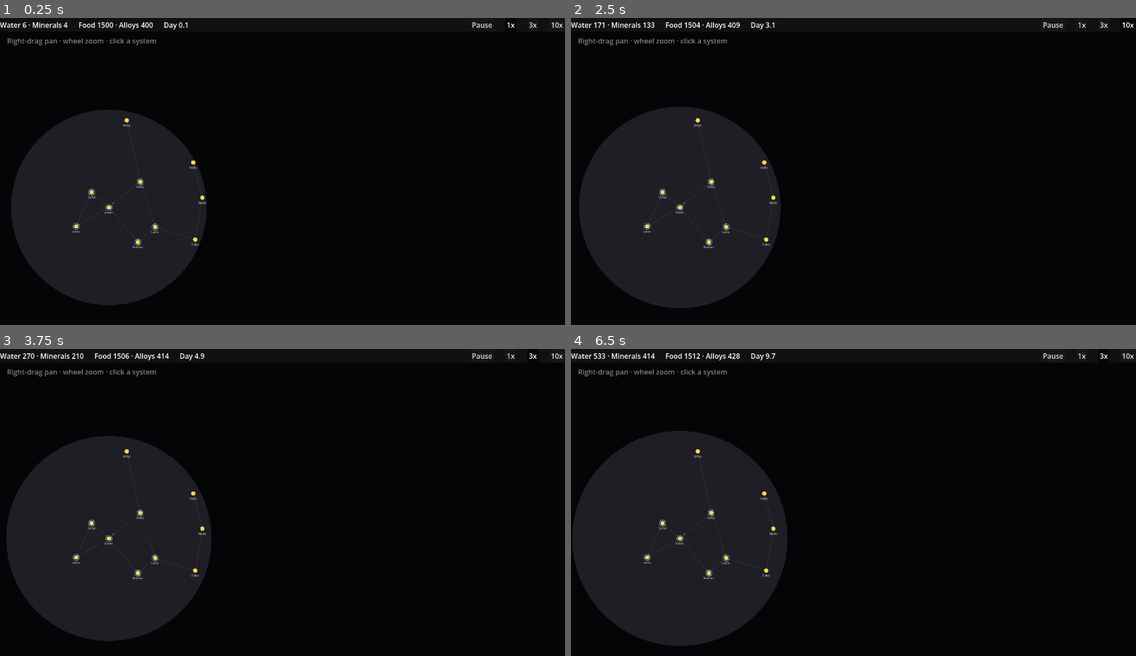
Above: before the commit, frames 1-4 (two rows, left to right).
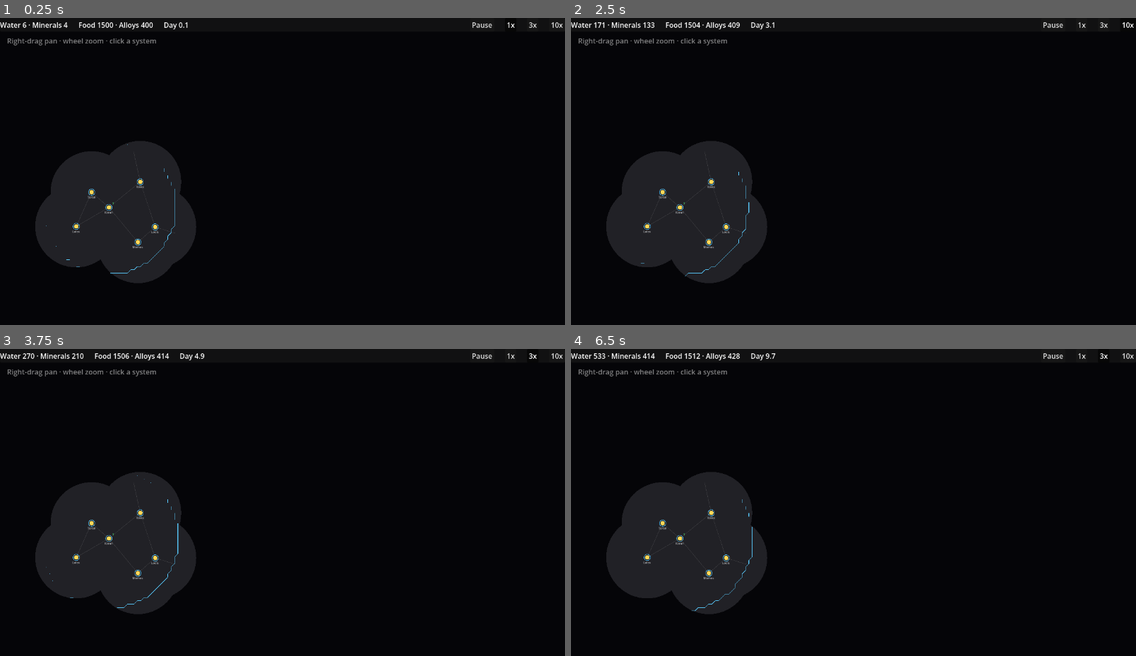
Above: after the commit, the same moments.

Repository: evyatarmitz/reach
Game: Godot game, scene res://game/main.tscn
Two runs of this game, one before a commit and one after it. Both use one fixed random seed, a clock stepped at 60 frames per second and the inputs below.
Inputs:
- Up to frame 1 (0.25 s): no input
- Up to frame 2 (2.5 s): click "1x" at 0.5 s; click "3x" at 1.25 s; click "10x" at 2 s
- Up to frame 3 (3.75 s): click "1x" at 2.75 s; click "3x" at 3.5 s
- Up to frame 4 (6.5 s): click "10x" at 4.25 s; click "1x" at 5 s; click "3x" at 5.75 s

The runs differ from the first frame. In frame 1, 7.5% of the frame differs, in the area x 2-37%, y 29-94%; in frame 2, 8.6%; in frame 3, 9.3%; in frame 4, 11%, in the area x 0-39%, y 26-97%.

Commit message:
0.17.0 - fog rework (3 states + stale memory), border curve fix, half-lanes
- Border curve fix (item 1): marching squares treated a zero margin as "inside",
  so an empire's edge against EMPTY space (both claims ~0) produced no contour and
  a lone/uncontested bubble showed no curve at all. Subtract a small floor
  (BORDER_EPS) from the rival claim so that edge crosses zero and draws. Curves
  are back, including bubble-vs-empty outlines.
- Half-lanes (item 2): a lane between two known systems draws in full; a lane from
  a known system to a never-seen one draws only to the midpoint; both-unknown
  draws nothing. You see lanes leading out of your space into the dark.
- Fog three states + memory (item 3): LIVE (in the player's VR) shows current
  data; EXPLORED (seen before, now out of VR) is grey and shows the STALE
  last-seen snapshot (owner + colony count) - you keep lanes and planet counts but
  not fresh enemy data; NEVER-seen stays black. VR = the player reaches the point
  and isn't yet dominated by 1.5x, so it extends past the contested border and
  retreats as a rival grows (approximation of "1.5x the actual border"). Systems
  once seen stay explored/grey.
- Borders are VR-gated and confined to near a live system so they can't float in
  black space.
- 72 tests still pass (rendering-only changes).

BALANCE NOTE (flagging for a design decision): influence reach = A2 * pop is
linear, but pop ranges ~150 (start) to 2000+ (mature) - a ~13x span. A2=1.8 is
needed for a starting colony to reach ~200-apart neighbours, which makes a mature
colony's reach ~3600, larger than the whole map, so one big colony "reaches"
everywhere and fog/borders get coarse. Fixing it well needs a design call
(sublinear reach, a lower pop ceiling, a bigger map, or a reach cap) rather than
a blind tweak - deferred per the "tune after testing" note.

Diff:
--- a/desktop/game/main.gd
+++ b/desktop/game/main.gd
@@ -24,6 +24,8 @@
 # edge sits inside its territory and hostile seams show BOTH colours.
 const BORDER_CELL := 14.0
 const BORDER_REFRESH := 0.4
+const BORDER_EPS := 0.01     # tiny rival-claim floor so bubble-vs-empty edges draw
+const FOG_DISC := 170.0      # lit/gray halo radius around a known system
 
 var cam: Camera2D
 var _panning := false
@@ -33,8 +35,10 @@
 var _map_hi := Vector2.ZERO
 var _border_segments: Array = []   # [a, b, color] line segments
 var _border_timer := 0.0
-var _system_owner := {}   # system_id -> empire_id, cached with the border field
-var _sight: Array = []   # player's sight-source world positions, refreshed per frame
+var _system_owner := {}     # system_id -> empire_id, cached with the border field
+var _system_visible := {}   # system_id -> bool, currently in the player's VR
+var _explored := {}         # system_id -> true, ever seen (gray once out of VR)
+var _stale := {}            # system_id -> {owner, colonies}, last-seen snapshot
 
 var raw_label: Label
 var goods_label: Label
@@ -88,7 +92,6 @@
 		while day_accum >= SimConstants.TICK_DAYS:
 			sim.tick(SimConstants.TICK_DAYS)
 			day_accum -= SimConstants.TICK_DAYS
-	_sight = sim.sight_sources(player_empire_id)
 	if view_system_id == -1:
 		_border_timer -= delta
 		if _border_timer <= 0.0:
@@ -130,8 +133,32 @@
 			infl.append(iv)
 			reach.append(rv)
 
+	var pk := ids.find(player_empire_id)   # player's index in the arrays, or -1
+
+	# Per-system: current owner, whether it's in the player's VR (visible), and
+	# a stale snapshot for the fog memory. VR = the player reaches the point and
+	# isn't yet dominated by 1.5x (so it extends past the contested border and
+	# retreats as a rival grows). Once seen, a system stays "explored" (gray).
 	for sys in sim.systems.values():
-		_system_owner[sys.id] = _owner_at(sys.map_pos, ids, pos, infl, reach)
+		var owner := _owner_at(sys.map_pos, ids, pos, infl, reach)
+		_system_owner[sys.id] = owner
+		var vis := false
+		if pk != -1:
+			var pcl := _claim_at(sys.map_pos, pos[pk], infl[pk], reach[pk])
+			if pcl > 0.0:
+				var bo := 0.0
+				for k in ids.size():
+					if k != pk:
+						bo = maxf(bo, _claim_at(sys.map_pos, pos[k], infl[k], reach[k]))
+				vis = pcl * SimConstants.SIGHT_INFLUENCE_FACTOR >= bo
+		_system_visible[sys.id] = vis
+		if vis:
+			_explored[sys.id] = true
+			var cc := 0
+			for pid in sys.planet_ids:
+				if sim.planets[pid].colony != null:
+					cc += 1
+			_stale[sys.id] = {"owner": owner, "colonies": cc}
 
 	# Sample each empire's claim on a grid of POINTS (cell corners), then trace a
 	# smooth marching-squares contour of every empire's dominance margin
@@ -152,6 +179,26 @@
 					Vector2(lo.x + gx * BORDER_CELL, lo.y + gy * BORDER_CELL),
 					pos[k], infl[k], reach[k])
 		claims.append(arr)
+
+	# VR per corner point (same rule as per-system), to fog-gate border segments.
+	var vrgrid := PackedByteArray()
+	vrgrid.resize(pcols * prows)
+	for pi in pcols * prows:
+		var vis := false
+		if pk != -1:
+			var pcl: float = claims[pk][pi]
+			if pcl > 0.0:
+				vis = pcl * SimConstants.SIGHT_INFLUENCE_FACTOR \
+					>= _best_other(claims, pk, pi)
+		vrgrid[pi] = 1 if vis else 0
+
+	# Live system positions — borders are only drawn near them, so a border can't
+	# float in black space far from any visible system (which happens because a
+	# mature colony's raw reach can exceed the whole map — see balance note).
+	var live_pos: Array = []
+	for sys in sim.systems.values():
+		if _sys_live(sys.id):
+			live_pos.append(sys.map_pos)
 
 	# Draw rivals first, the player's own empire last, so at a coincident seam
 	# (where both empires' margin=0 curves overlap) the player sees its own colour.
@@ -180,15 +227,22 @@
 				var p_tr := p_tl + Vector2(BORDER_CELL, 0)
 				var p_br := p_tl + Vector2(BORDER_CELL, BORDER_CELL)
 				var p_bl := p_tl + Vector2(0, BORDER_CELL)
-				var m_tl := ck[i_tl] - _best_other(claims, k, i_tl)
-				var m_tr := ck[i_tr] - _best_other(claims, k, i_tr)
-				var m_br := ck[i_br] - _best_other(claims, k, i_br)
-				var m_bl := ck[i_bl] - _best_other(claims, k, i_bl)
+				# Subtract a small floor from the rival claim so an empire's edge
+				# against EMPTY space (both claims ~0) still crosses zero and draws
+				# a contour — otherwise a lone/uncontested bubble showed no curve.
+				var m_tl := ck[i_tl] - maxf(_best_other(claims, k, i_tl), BORDER_EPS)
+				var m_tr := ck[i_tr] - maxf(_best_other(claims, k, i_tr), BORDER_EPS)
+				var m_br := ck[i_br] - maxf(_best_other(claims, k, i_br), BORDER_EPS)
+				var m_bl := ck[i_bl] - maxf(_best_other(claims, k, i_bl), BORDER_EPS)
+				if vrgrid[i_tl] == 0:   # fog: only draw border where the player sees
+					continue
 				for seg in _ms_segments([p_tl, p_tr, p_br, p_bl],
 						[m_tl, m_tr, m_br, m_bl]):
-					# Fog of war: only draw the border where the player can see.
-					if _visible((seg[0] + seg[1]) * 0.5):
-						_border_segments.append([seg[0], seg[1], col])
+					var mid: Vector2 = (seg[0] + seg[1]) * 0.5
+					for lp in live_pos:
+						if mid.distance_squared_to(lp) <= FOG_DISC * FOG_DISC:
+							_border_segments.append([seg[0], seg[1], col])
+							break
 
 
 # One empire's combined claim at a world point: (Σi)² / Σ(d·i) over its sources
@@ -298,8 +352,9 @@
 func _select_at(pos: Vector2) -> void:
 	if view_system_id == -1:
 		for sys in sim.systems.values():
-			# Fog of war: only systems in sensor range can be inspected.
-			if pos.distance_to(sys.map_pos) <= 20.0 and _visible(sys.map_pos):
+			# Fog of war: only known systems (currently visible or explored) can
+			# be inspected; never-seen ones aren't there to click.
+			if pos.distance_to(sys.map_pos) <= 20.0 and _sys_known(sys.id):
 				view_system_id = sys.id
 				selected_planet_id = -1
 				return
@@ -319,13 +374,12 @@
 var _fog_disabled := false   # debug/screenshot only
 
 
-func _visible(pos: Vector2) -> bool:
-	if _fog_disabled:
-		return true
-	for src in _sight:   # each src = [Vector2 pos, float radius]
-		if pos.distance_to(src[0]) <= src[1]:
-			return true
-	return false
+func _sys_live(sid: int) -> bool:     # currently in the player's VR
+	return _fog_disabled or _system_visible.get(sid, false)
+
+
+func _sys_known(sid: int) -> bool:    # visible now OR explored before (gray)
+	return _fog_disabled or _system_visible.get(sid, false) or _explored.has(sid)
 
 
 func _draw() -> void:
@@ -337,40 +391,66 @@
 
 func _draw_galaxy() -> void:
 	var font := ThemeDB.fallback_font
-	# Fog of war: the background is black. First lift the SEEN area to a dim lit
-	# grey with a disc around each sight source; everything unseen stays pure
-	# black (not a dim-grey map). Nothing outside the lit area is drawn.
-	for src in _sight:   # [pos, radius]
-		draw_circle(src[0], src[1], Color(0.12, 0.12, 0.14))
-	# Deformed influence borders (already fog-gated in _recompute_borders).
+	# Fog halos on the black background: a lit grey disc under LIVE systems, a
+	# darker grey disc under EXPLORED (out-of-VR) systems, nothing under
+	# never-seen. So the lost-VR area reads as grey, unexplored as black.
+	for sys in sim.systems.values():
+		if _sys_live(sys.id):
+			draw_circle(sys.map_pos, FOG_DISC, Color(0.13, 0.13, 0.15))
+		elif _sys_known(sys.id):
+			draw_circle(sys.map_pos, FOG_DISC, Color(0.07, 0.07, 0.08))
+	# Deformed influence borders (already fog-gated to VR in _recompute_borders).
 	for seg in _border_segments:
 		draw_line(seg[0], seg[1], seg[2], 2.0)
-	# Lanes only where both ends are seen — no topology leaks into the dark.
+	# Lanes: full between two known systems; HALF (out to the midpoint) when one
+	# end is known and the other is never-seen; nothing when neither is known.
+	var lane_col := Color(1, 1, 1, 0.13)
 	for lane in sim.lanes:
 		var a: Vector2 = sim.systems[lane[0]].map_pos
 		var b: Vector2 = sim.systems[lane[1]].map_pos
-		if _visible(a) and _visible(b):
-			draw_line(a, b, Color(1, 1, 1, 0.13), 1.5)
+		var ka := _sys_known(lane[0])
+		var kb := _sys_known(lane[1])
+		if ka and kb:
+			draw_line(a, b, lane_col, 1.5)
+		elif ka:
+			draw_line(a, (a + b) * 0.5, lane_col, 1.5)
+		elif kb:
+			draw_line(b, (a + b) * 0.5, lane_col, 1.5)
 	for sys in sim.systems.values():
-		if not _visible(sys.map_pos):
-			continue   # unseen systems are hidden in the dark entirely
-		draw_circle(sys.map_pos, 9.0, Color(1.0, 0.85, 0.35))
-		# Live border contest result: ring in the current owner's color
-		# (cached in the border recompute, not recomputed per frame).
-		var owner: int = _system_owner.get(sys.id, -1)
-		if owner != -1:
-			draw_arc(sys.map_pos, 13.0, 0.0, TAU, 32,
-				sim.empires[owner].color, 2.0)
-		var colony_count := 0
-		for pid in sys.planet_ids:
-			if sim.planets[pid].colony != null:
-				colony_count += 1
-		if colony_count > 0:
-			draw_string(font, sys.map_pos + Vector2(14.0, -12.0),
-				str(colony_count), HORIZONTAL_ALIGNMENT_LEFT, -1, 11,
-				Color(0.35, 1.0, 0.5))
-		draw_string(font, sys.map_pos + Vector2(-60.0, 26.0), sys.name,
-			HORIZONTAL_ALIGNMENT_CENTER, 120, 12, Color(1, 1, 1, 0.65))
+		var live := _sys_live(sys.id)
+		if not (live or _sys_known(sys.id)):
+			continue   # never seen -> stays black
+		if live:
+			# Live: bright, current owner ring + current colony count.
+			draw_circle(sys.map_pos, 9.0, Color(1.0, 0.85, 0.35))
+			var owner: int = _system_owner.get(sys.id, -1)
+			if owner != -1:
+				draw_arc(sys.map_pos, 13.0, 0.0, TAU, 32,
+					sim.empires[owner].color, 2.0)
+			var cc := 0
+			for pid in sys.planet_ids:
+				if sim.planets[pid].colony != null:
+					cc += 1
+			if cc > 0:
+				draw_string(font, sys.map_pos + Vector2(14.0, -12.0), str(cc),
+					HORIZONTAL_ALIGNMENT_LEFT, -1, 11, Color(0.35, 1.0, 0.5))
+			draw_string(font, sys.map_pos + Vector2(-60.0, 26.0), sys.name,
+				HORIZONTAL_ALIGNMENT_CENTER, 120, 12, Color(1, 1, 1, 0.65))
+		else:
+			# Explored but out of VR: grey, with the STALE last-seen snapshot.
+			draw_circle(sys.map_pos, 7.0, Color(0.45, 0.45, 0.5))
+			var snap: Dictionary = _stale.get(sys.id, {})
+			var sowner: int = snap.get("owner", -1)
+			if sowner != -1:
+				var gc: Color = sim.empires[sowner].color
+				gc.a = 0.4
+				draw_arc(sys.map_pos, 13.0, 0.0, TAU, 32, gc, 1.5)
+			var scc: int = snap.get("colonies", 0)
+			if scc > 0:
+				draw_string(font, sys.map_pos + Vector2(14.0, -12.0), str(scc),
+					HORIZONTAL_ALIGNMENT_LEFT, -1, 11, Color(0.5, 0.7, 0.55, 0.6))
+			draw_string(font, sys.map_pos + Vector2(-60.0, 26.0), sys.name,
+				HORIZONTAL_ALIGNMENT_CENTER, 120, 12, Color(1, 1, 1, 0.35))
 
 
 func _draw_system(sys: StarSystem) -> void:
@@ -556,9 +636,10 @@
 	speed_idx = 0
 	for i in 3000:  # 300 days
 		sim.tick(SimConstants.TICK_DAYS)
-	# Fog stays ON for the galaxy shot so the dark fog + lit explored region show;
-	# the expanded player has a border inside its sight.
-	_sight = sim.sight_sources(player_empire_id)
+		if i % 200 == 0:   # build up the explored/stale memory as territory shifts
+			_recompute_borders()
+	# Fog stays ON for the galaxy shot so the live / gray-explored / black states
+	# and the border inside the player's VR all show.
 	_recompute_borders()
 	await RenderingServer.frame_post_draw
 	await RenderingServer.frame_post_draw
